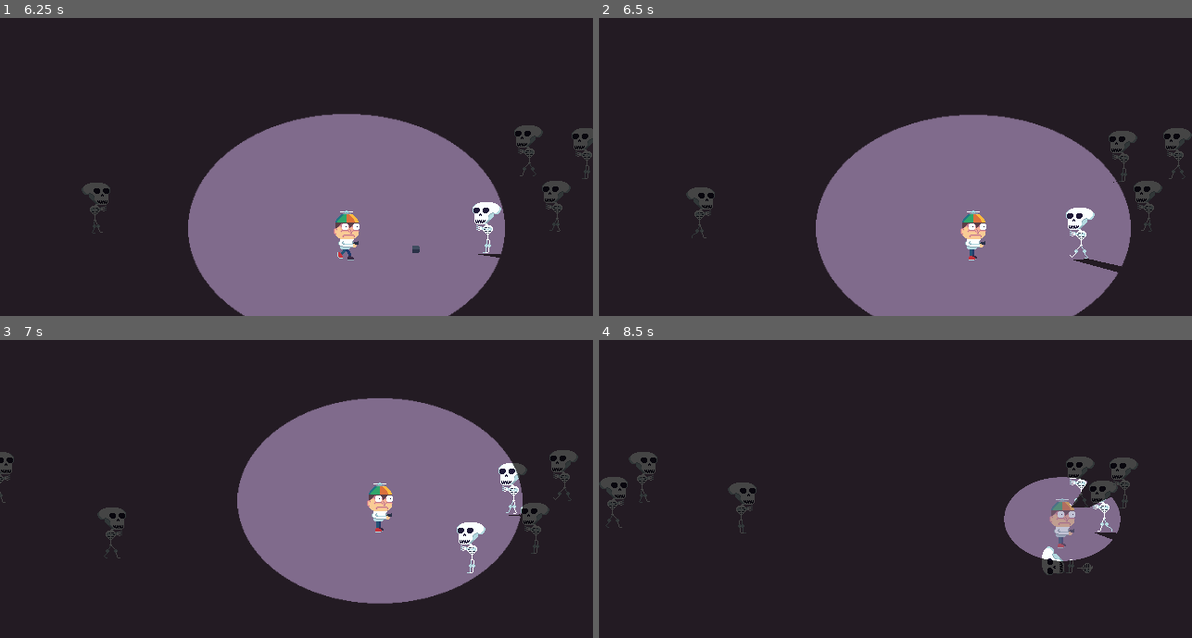
Above: before the commit, frames 1-4 (two rows, left to right).
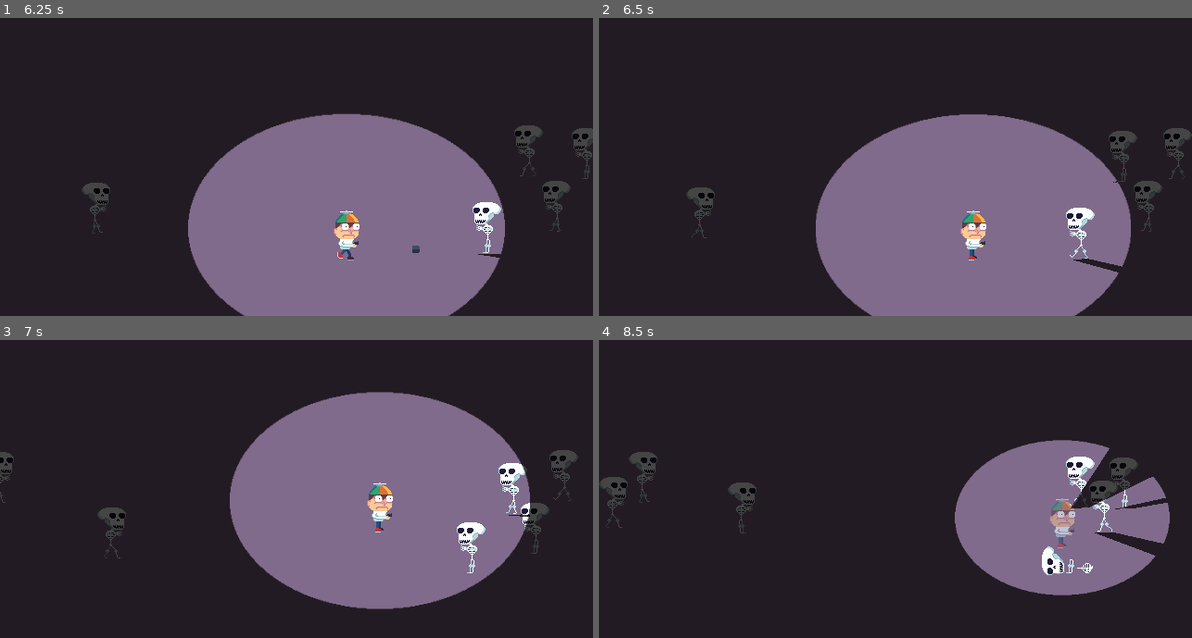
Above: after the commit, the same moments.

Repository: RustyMonky/fightOrFright
Game: Godot game, scene res://levels/main.tscn
Two runs of this game, one before a commit and one after it. Both use one fixed random seed, a clock stepped at 60 frames per second and the inputs below.
Inputs:
- Up to frame 1 (6.25 s): tap Enter at 0.5 s; hold Right (ui_right) 0.53-1.28 s; tap Space (ui_select) at 0.77, 1.52, 3.02, 3.77, 4.52, 6.02 s; hold Down (ui_down) 1.28-2.03 s; hold Right (ui_right) 2.03-2.78 s; hold Up (ui_up) 2.78-3.53 s; hold Left (ui_left) 3.53-5.03 s; hold Down (ui_down) 5.03-5.78 s; hold Right (ui_right) from 5.78 s (still down)
- Up to frame 2 (6.5 s): keep holding Right (ui_right)
- Up to frame 3 (7 s): release Right (ui_right) at 6.53 s; hold Up (ui_up) from 6.53 s (still down); tap Space (ui_select) at 6.77 s
- Up to frame 4 (8.5 s): release Up (ui_up) at 7.28 s; hold Right (ui_right) 7.28-8.03 s; tap Space (ui_select) at 7.52 s; hold Down (ui_down) from 8.03 s (still down)

Frame 1 is identical in both runs. In frame 2, 0.3% of the frame differs, in the area x 36-90%, y 32-100%; in frame 3, 3.2%; in frame 4, 9.2%, in the area x 60-97%, y 33-86%.

Commit message:
Tracks mobs killed and time, implements gameoever, fixes fear light scaling and caps mob spawn

Diff:
--- a/actors/enemies/skeleton/skeleton.gd
+++ b/actors/enemies/skeleton/skeleton.gd
@@ -59,11 +59,11 @@
 		if timmy.fear > 0:
 			timmy.update_fear(-1)
 
-		print("Timmy's fear is " + String(timmy.fear))
-
 		animations.set_sprite_frames(deathAnimation)
 		animations.set_animation("skeletonDeath")
 		currentState = STATE.DEAD
+
+		gameData.mobsKilled += 1
 
 func _on_animations_animation_finished():
 	if currentState == STATE.DEAD:
--- a/actors/enemies/skeleton/skeleton.tscn
+++ b/actors/enemies/skeleton/skeleton.tscn
@@ -9,7 +9,7 @@
 cull_mode = 0
 polygon = PoolVector2Array( -10.4028, 30.7857, 9.11765, 30.2233 )
 
-[node name="skeleton" type="KinematicBody2D" index="0" groups=[
+[node name="skeleton" type="KinematicBody2D" groups=[
 "enemies",
 ]]
 
--- a/actors/enemies/spawner.gd
+++ b/actors/enemies/spawner.gd
@@ -8,6 +8,9 @@
 	pass
 
 func _on_spawnTimer_timeout():
+	if get_tree().get_nodes_in_group("enemies").size() >= 20:
+		return
+
 	randomize()
 	# Create a new enemy on every timeout
 	var enemy = load("res://actors/enemies/skeleton/skeleton.tscn").instance()
--- a/actors/timmy/timmy.gd
+++ b/actors/timmy/timmy.gd
@@ -46,11 +46,11 @@
 			animations.set_frame(0)
 
 func _input(event):
+	if currentState == STATE.DEAD:
+		return
+
 	if fear >= 100:
 		die()
-
-	if currentState == STATE.DEAD:
-		return
 
 	# Bullet functionality does not depend on MOVING or REST states
 	if event.is_action_pressed("ui_select"):
@@ -103,7 +103,7 @@
 	animations.play()
 
 func take_damage():
-	if isInvincible:
+	if isInvincible || currentState == STATE.DEAD:
 		return
 
 	update_fear(25)
@@ -119,17 +119,17 @@
 func update_fear(changeInt):
 	fear += changeInt
 
-	var newScale
+	var newScale = 1 - abs(float(fear * 0.01))
+	if newScale > 1:
+		if !light.enabled:
+			light.enabled = true
+		newScale = 1
+	elif newScale <= 0:
+		light.enabled = false
 
-	if changeInt < 0 && light.texture_scale < 1:
-		newScale = light.texture_scale + float(fear * 0.01)
-	else:
-		newScale = light.texture_scale - float(fear * 0.01)
-	if !newScale:
-		return
-
-	lightTween.interpolate_property(light, "texture_scale", light.texture_scale, newScale, 0.5, Tween.TRANS_LINEAR, Tween.EASE_OUT)
-	lightTween.start()
+	if light.enabled:
+		lightTween.interpolate_property(light, "texture_scale", light.texture_scale, newScale, 0.5, Tween.TRANS_LINEAR, Tween.EASE_OUT)
+		lightTween.start()
 
 func _on_animations_animation_finished():
 	if currentState == STATE.DEAD:
@@ -146,4 +146,3 @@
 
 	if body.is_in_group("enemies"):
 		update_fear(5)
-		print("Timmy's fear is " + String(fear))
--- /dev/null
+++ b/assets/fonts/dynamicFonts/bloodshedHeader.tres
@@ -0,0 +1,11 @@
+[gd_resource type="DynamicFont" load_steps=2 format=2]
+
+[ext_resource path="res://assets/fonts/Bloodshed.ttf" type="DynamicFontData" id=1]
+
+[resource]
+
+size = 32
+use_mipmaps = false
+use_filter = false
+font_data = ExtResource( 1 )
+_sections_unfolded = [ "Font", "Settings" ]
--- /dev/null
+++ b/globals/gameData.gd
@@ -0,0 +1,5 @@
+extends Node
+
+var mobsKilled = 0
+var minutesAlive = 0
+var secondsAlive = 0
--- /dev/null
+++ b/levels/gameover.gd
@@ -0,0 +1,13 @@
+extends Control
+
+onready var mobsLabel = $canvas/centerBox/mobsLabel
+onready var timesLabel = $canvas/centerBox/timeLabel
+
+func _ready():
+	mobsLabel.text = String(gameData.mobsKilled) + ' mobs slain'
+	timesLabel.text = formattedTime() + ' spent alive'
+
+func formattedTime():
+	if gameData.secondsAlive < 10:
+		gameData.secondsAlive = '0' + String(gameData.secondsAlive)
+	return String(gameData.minutesAlive) + ':' + String(gameData.secondsAlive)
--- /dev/null
+++ b/levels/gameover.tscn
@@ -0,0 +1,123 @@
+[gd_scene load_steps=5 format=2]
+
+[ext_resource path="res://levels/gameover.gd" type="Script" id=1]
+[ext_resource path="res://assets/fonts/dynamicFonts/bloodshedHeader.tres" type="DynamicFont" id=2]
+[ext_resource path="res://assets/fonts/Bloodshed.ttf" type="DynamicFontData" id=3]
+
+[sub_resource type="DynamicFont" id=1]
+
+size = 16
+use_mipmaps = false
+use_filter = false
+font_data = ExtResource( 3 )
+_sections_unfolded = [ "Font", "Settings" ]
+
+[node name="gameover" type="Control"]
+
+anchor_left = 0.0
+anchor_top = 0.0
+anchor_right = 1.0
+anchor_bottom = 1.0
+rect_min_size = Vector2( 640, 360 )
+rect_pivot_offset = Vector2( 0, 0 )
+rect_clip_content = false
+mouse_filter = 0
+mouse_default_cursor_shape = 0
+size_flags_horizontal = 1
+size_flags_vertical = 1
+script = ExtResource( 1 )
+_sections_unfolded = [ "Rect" ]
+
+[node name="canvas" type="CanvasLayer" parent="." index="0"]
+
+layer = 1
+offset = Vector2( 0, 0 )
+rotation = 0.0
+scale = Vector2( 1, 1 )
+transform = Transform2D( 1, 0, 0, 1, 0, 0 )
+
+[node name="centerBox" type="VBoxContainer" parent="canvas" index="0"]
+
+anchor_left = 0.5
+anchor_top = 0.5
+anchor_right = 0.5
+anchor_bottom = 0.5
+margin_left = -320.0
+margin_top = -32.0
+margin_right = 320.0
+margin_bottom = 32.0
+rect_pivot_offset = Vector2( 0, 0 )
+rect_clip_content = false
+mouse_filter = 1
+mouse_default_cursor_shape = 0
+size_flags_horizontal = 1
+size_flags_vertical = 1
+alignment = 0
+_sections_unfolded = [ "Rect" ]
+
+[node name="header" type="Label" parent="canvas/centerBox" index="0"]
+
+anchor_left = 0.0
+anchor_top = 0.0
+anchor_right = 0.0
+anchor_bottom = 0.0
+margin_right = 640.0
+margin_bottom = 28.0
+rect_pivot_offset = Vector2( 0, 0 )
+rect_clip_content = false
+mouse_filter = 2
+mouse_default_cursor_shape = 0
+size_flags_horizontal = 1
+size_flags_vertical = 4
+custom_fonts/font = ExtResource( 2 )
+text = "Gameover"
+align = 1
+uppercase = true
+percent_visible = 1.0
+lines_skipped = 0
+max_lines_visible = -1
+_sections_unfolded = [ "custom_fonts" ]
+
+[node name="mobsLabel" type="Label" parent="canvas/centerBox" index="1"]
+
+anchor_left = 0.0
+anchor_top = 0.0
+anchor_right = 0.0
+anchor_bottom = 0.0
+margin_top = 32.0
+margin_right = 640.0
+margin_bottom = 46.0
+rect_pivot_offset = Vector2( 0, 0 )
+rect_clip_content = false
+mouse_filter = 2
+mouse_default_cursor_shape = 0
+size_flags_horizontal = 1
+size_flags_vertical = 4
+custom_fonts/font = SubResource( 1 )
+text = "# mobs killed"
+align = 1
+percent_visible = 1.0
+lines_skipped = 0
+max_lines_visible = -1
+
+[node name="timeLabel" type="Label" parent="canvas/centerBox" index="2"]
+
+anchor_left = 0.0
+anchor_top = 0.0
+anchor_right = 0.0
+anchor_bottom = 0.0
+margin_top = 50.0
+margin_right = 640.0
+margin_bottom = 64.0
+rect_pivot_offset = Vector2( 0, 0 )
+rect_clip_content = false
+mouse_filter = 2
+mouse_default_cursor_shape = 0
+size_flags_horizontal = 1
+size_flags_vertical = 4
+custom_fonts/font = SubResource( 1 )
+text = "0:00 spent alive"
+align = 1
+percent_visible = 1.0
+lines_skipped = 0
+max_lines_visible = -1
--- a/levels/main.gd
+++ b/levels/main.gd
@@ -10,3 +10,15 @@
 func _on_triggerZone_body_entered(body):
 	if body.is_in_group("enemies"):
 		body.move_to_timmy()
+
+func _on_gameTime_timeout():
+	if timmy.currentState != timmy.STATE.DEAD:
+		if gameData.secondsAlive + 1 == 60:
+			gameData.minutesAlive += 1
+			gameData.secondsAlive = 0
+		else:
+			gameData.secondsAlive += 1
+
+	else:
+		var gameoverScene = load("res://levels/gameover.tscn").instance()
+		self.add_child(gameoverScene)
--- a/levels/main.tscn
+++ b/levels/main.tscn
@@ -10,7 +10,7 @@
 custom_solver_bias = 0.0
 extents = Vector2( 20, 180 )
 
-[node name="main" type="Node2D"]
+[node name="main" type="Node2D" index="0"]
 
 script = ExtResource( 1 )
 
@@ -96,6 +96,15 @@
 color = Color( 0.27451, 0.27451, 0.27451, 1 )
 _sections_unfolded = [ "Visibility" ]
 
+[node name="gameTime" type="Timer" parent="." index="7"]
+
+process_mode = 1
+wait_time = 1.0
+one_shot = false
+autostart = true
+
 [connection signal="body_entered" from="triggerZoneLeft" to="." method="_on_triggerZone_body_entered"]
 
 [connection signal="body_entered" from="triggerZoneRight" to="." method="_on_triggerZone_body_entered"]
+
+[connection signal="timeout" from="gameTime" to="." method="_on_gameTime_timeout"]
--- a/project.godot
+++ b/project.godot
@@ -13,6 +13,10 @@
 config/name="Fight or Fright"
 run/main_scene="res://levels/main.tscn"
 config/icon="res://icon.png"
+
+[autoload]
+
+gameData="*res://globals/gameData.gd"
 
 [display]
 
Binary file added: assets/fonts/Bloodshed.ttf
